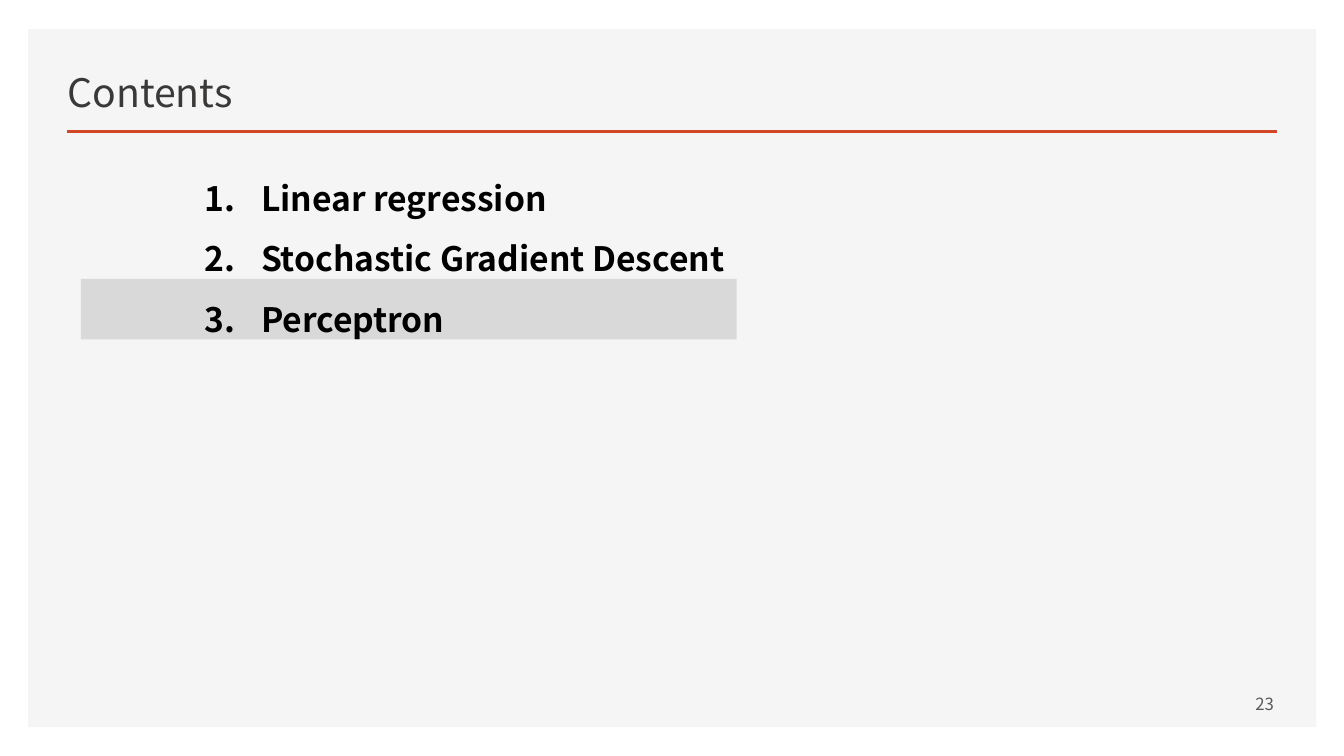
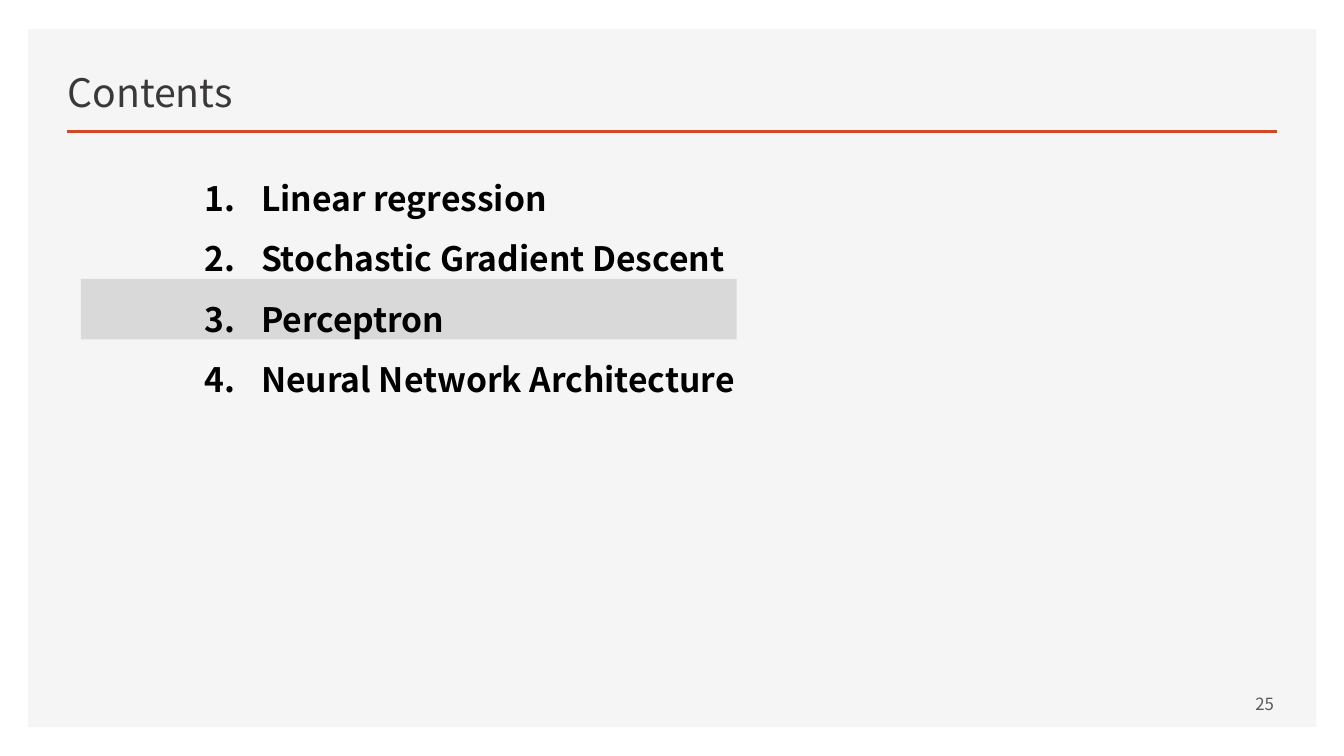
Before and after one commit to ancestor9/mathematics-for-machine-learning, a slide deck: slide 25 of Linear_Algebra/w4_Perceptron_Regression.pptx (slide 23 before the commit). Drawn at 1344x756 pixels with LibreOffice and Linux fonts; fonts in the diff are those of the drawing. Boxes give left, top, right and bottom in pixels: in the first picture for what was removed or moved away, otherwise in the second. Text is boxed around its words. In the diff, an @@ line names an element or a change of style, - is before the commit and + after.

```diff
--- a/Linear_Algebra/w4_Perceptron_Regression.pptx
+++ b/Linear_Algebra/w4_Perceptron_Regression.pptx
@@ text at (261, 364, 735, 393): paragraph added @@
+4. Neural Network Architecture
@@ page number at (1255, 697, 1274, 710): text changed @@
-23
+25
```
Also in this commit, not shown: 14 other slides changed, 7 slides added, 21 slides removed.
